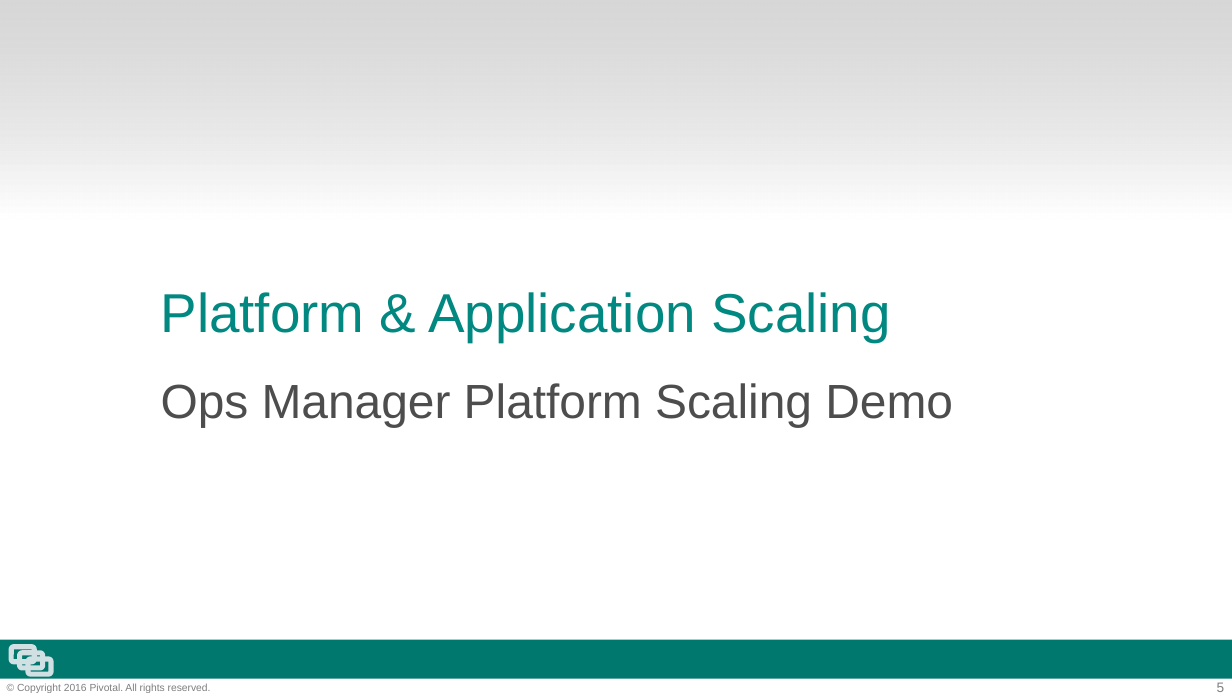
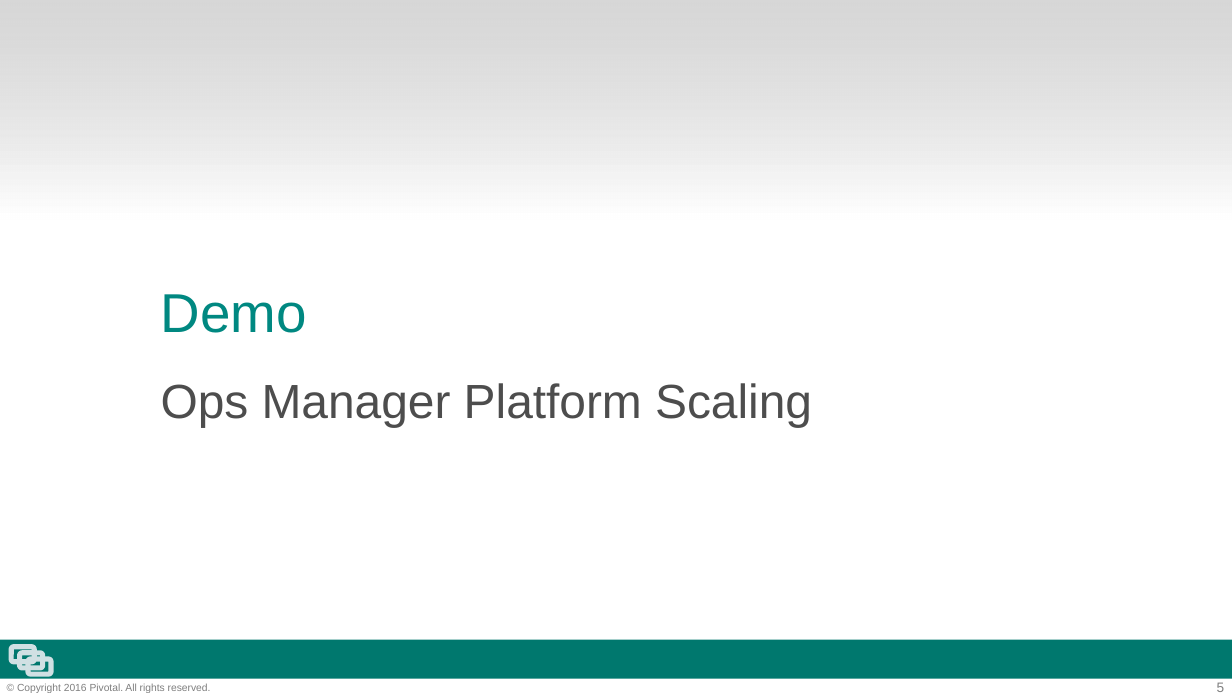
Before and after one commit to phopper-pivotal/pcf-operator-fundamentals, a slide deck: slide 5 of decks/05-Ops_Workshop-Platform_and_Application_Scaling.pptx. Drawn at 1232x693 pixels with LibreOffice and Linux fonts; fonts in the diff are those of the drawing; background and template pictures are left out. Boxes give left, top, right and bottom in pixels: in the first picture for what was removed or moved away, otherwise in the second. Text is boxed around its words. In the diff, an @@ line names an element or a change of style, - is before the commit and + after.

```diff
--- a/decks/05-Ops_Workshop-Platform_and_Application_Scaling.pptx
+++ b/decks/05-Ops_Workshop-Platform_and_Application_Scaling.pptx
@@ title at (161,294,307,333): text changed @@
-Platform & Application Scaling
+Demo
@@ subtitle at (161,383,812,427): text changed @@
-Ops Manager Platform Scaling Demo
+Ops Manager Platform Scaling
```
Also in this commit, not shown: 3 other slides changed, 6 other files.
